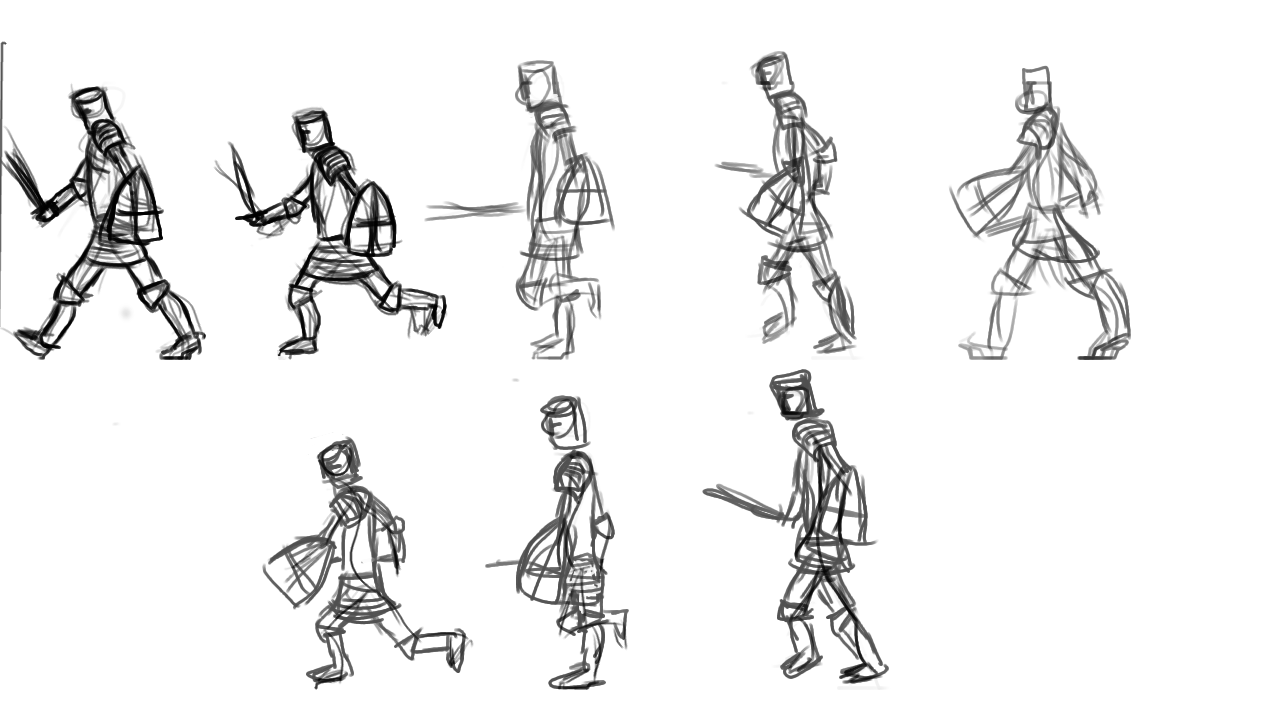
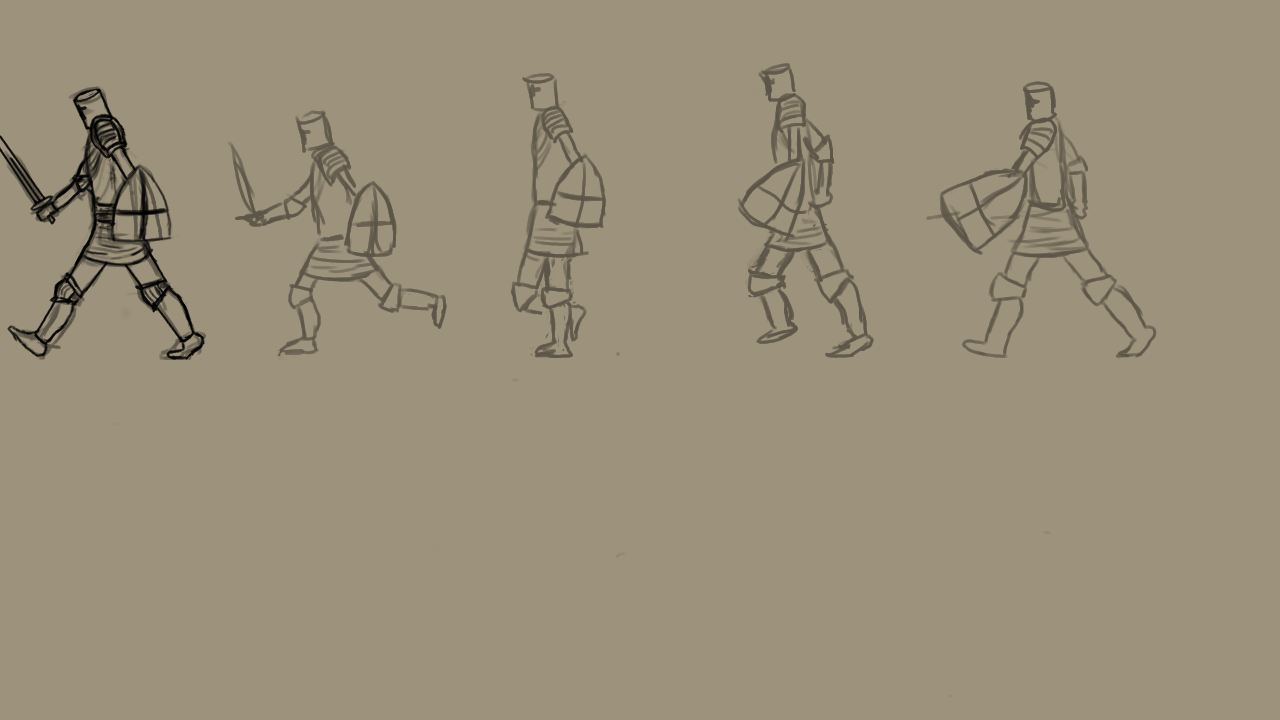
Layers edited between the first and the second 1280×720 image:
added layer "Layer #6" above "Layer #5" over [0, 88, 205, 360]
"Layer #5": opacity 100% → 42%, painted on it over [3, 32, 1157, 698]
hid "Layer #4", opacity 69% → 24%, painted on it over [0, 41, 1131, 690]
hid "Layer #3" over [19, 55, 1121, 690]
painted on "Layer #2" over [0, 0, 1280, 720]
